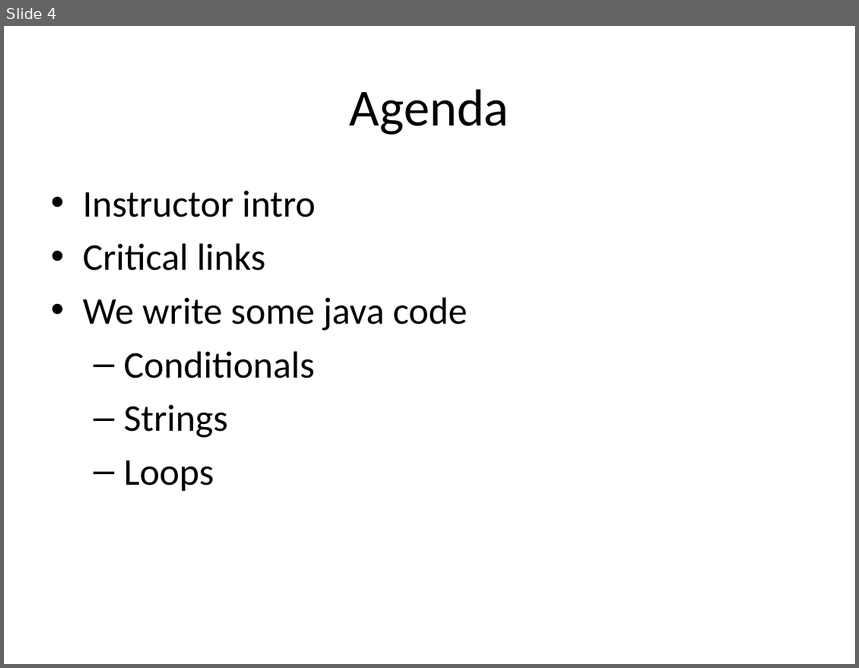
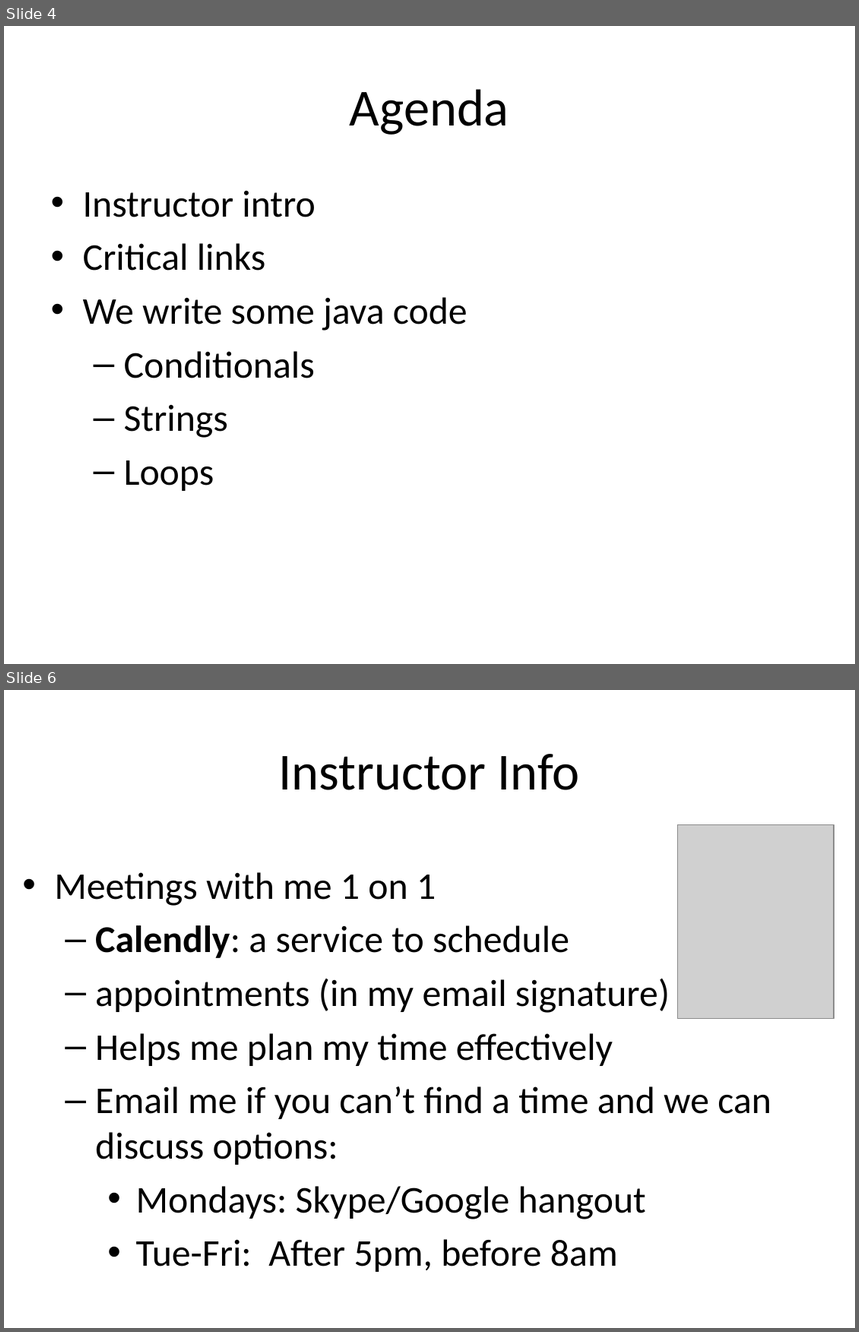
Before and after one commit to RHIT-CSSE/csse220, a slide deck: ClassMaterials/JavaIntro/Slides/JavaIntro.pptx. Shown one above the other, each under a label of ours: slide 4 before the commit, slides 4 and 6 after it; the slides between them are not shown. The pictures are 859x668 and 859x1332 pixels, drawn with LibreOffice and Linux fonts; fonts in the diff are those of the drawing; grey boxes stand for pictures. Boxes give left, top, right and bottom in pixels: in the first picture for what was removed or moved away, otherwise in the second. Text is boxed around its words. In the diff, an @@ line names an element or a change of style, - is before the commit and + after.

```diff
--- a/ClassMaterials/JavaIntro/Slides/JavaIntro.pptx
+++ b/ClassMaterials/JavaIntro/Slides/JavaIntro.pptx
@@ slide 6 added at (4, 690, 855, 1328), background #FFFFFF @@
@@ title added at (278, 754, 580, 790), 44 pt, text #000000 @@
+Instructor Info
@@ picture added at (678, 825, 834, 1018) @@
@@ text added at (54, 872, 772, 1272), 32 pt, text #000000 @@
+• Meetings with me 1 on 1
+  – Calendly: a service to schedule
+  – appointments (in my email signature)
+  – Helps me plan my time effectively
+  – Email me if you can’t find a time and we can discuss options:
+    • Mondays: Skype/Google hangout
+    • Tue-Fri: After 5pm, before 8am
```
Also in this commit, not shown: 6 slides changed, 4 other slides added.
